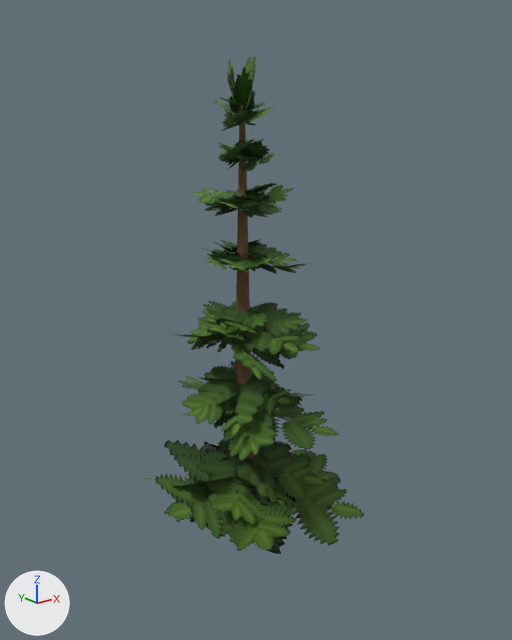
One commit to the glTF model public/worldart/assets/fir4_c.glb: the scene before it, then after it.
One viewpoint serves both versions: a camera (50 mm lens) standing at (-4.94, -6.41, 5.23) and looking at (0.17, -0.03, 2.68). Every picture has the same lights, and +X, +Y and +Z are marked at lower left. The first picture is the older version. Vertices at exactly the same position are counted once.

The first picture shows 'fir4_c'.
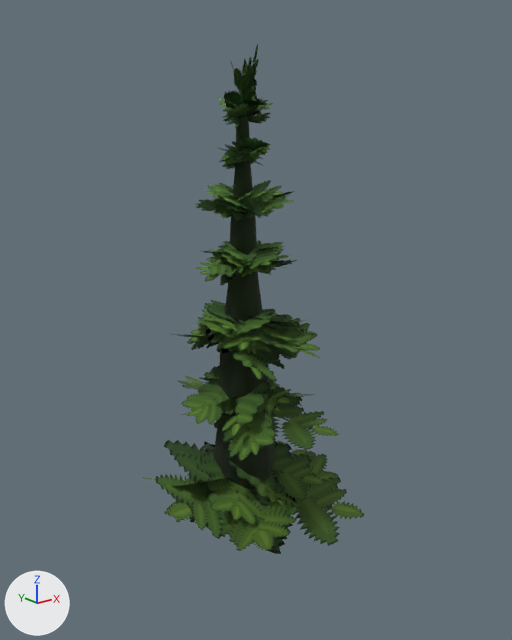
Changed parts and their boxes (x1, y1, x2, y2) in the pictures (512 x 640 px; the box of a moved part takes in the faces that stretch with it):
'fir4_c', reshaped: before (145, 56, 364, 554); after (145, 44, 364, 554)
part 1 of me_fir4_c, added: after (249, 142, 270, 156)
part 2 of me_fir4_c, added: after (225, 155, 247, 164)
part 3 of me_fir4_c, added: after (219, 148, 258, 162)
part 4 of me_fir4_c, added: after (232, 137, 269, 150)
part 5 of me_fir4_c, added: after (247, 155, 260, 163)
part 6 of me_fir4_c, added: after (229, 117, 242, 127)
part 7 of me_fir4_c, moved or reshaped: before (202, 56, 309, 355); after (201, 44, 320, 489)
part 8 of me_fir4_c, surface changed: before (190, 79, 301, 331); after (196, 180, 302, 355)
part 9 of me_fir4_c, recoloured: before (190, 79, 301, 336); after (194, 180, 302, 355)

What changed in the scene script:
```text
Change me_fir4_c:
    used by ob_fir4_c; location = (0.0, 0.0, 0.0)
    remove me_fir4_c.from_pydata(...)  # 864 vertices, 598 faces; spans x -1.62..2.03, y -2.05..2.03, z -0.3..5.87
    add me_fir4_c.from_pydata(...)  # 1194 vertices, 896 faces; spans x -1.62..2.03, y -2.05..2.03, z -0.3..5.91
    me_fir4_c part 1: the loose piece of 6 vertices spanning x -0.09..0.43, y -0.35..0.2, z 4.51..4.81 is copied, and the copy is multiplied about its middle by the matrix ((1.126, -0.141, 0.105), (0.154, 1.12, -0.148), (-0.085, 0.16, 1.126)), then moved by (0.04, 0.0, 0.05); it spans x -0.08..0.5, y -0.38..0.23, z 4.55..4.87
    me_fir4_c part 2: the loose piece of 6 vertices spanning x -0.39..0.16, y -0.37..0.19, z 4.6..4.82 is copied, and the copy is multiplied about its middle by the matrix ((1.056, 0.372, -0.01), (-0.371, 1.056, 0.03), (0.019, -0.025, 1.12)), then moved by (-0.05, 0.04, -0.12); it spans x -0.42..0.09, y -0.34..0.25, z 4.46..4.72
    me_fir4_c part 3: the loose piece of 6 vertices spanning x -0.39..0.16, y -0.37..0.19, z 4.6..4.82 is copied, and the copy is multiplied about its middle by the matrix ((1.113, -0.282, 0.057), (0.281, 1.115, 0.032), (-0.063, -0.017, 1.148)), then moved by (0.01, -0.05, -0.05); it spans x -0.43..0.22, y -0.45..0.17, z 4.53..4.8
    me_fir4_c part 4: the loose piece of 6 vertices spanning x -0.22..0.36, y -0.43..0.08, z 4.52..4.9 is copied, and the copy is multiplied about its middle by the matrix ((0.985, 0.163, -0.152), (-0.147, 0.992, 0.118), (0.169, -0.093, 0.992)), then moved by (-0.04, 0.0, 0.05); it spans x -0.27..0.32, y -0.38..0.03, z 4.57..4.93
    me_fir4_c part 5: the loose piece of 6 vertices spanning x -0.2..0.32, y -0.29..0.09, z 4.55..4.81 is copied, and the copy is multiplied about its middle by the matrix ((0.67, -0.788, -0.312), (0.315, 0.601, -0.841), (0.786, 0.431, 0.602)), then moved by (0.08, 0.05, -0.05); it spans x -0.1..0.38, y -0.33..0.23, z 4.49..4.78
    me_fir4_c part 6: the loose piece of 6 vertices spanning x -0.32..0.21, y -0.2..0.35, z 4.96..5.13 is copied, and the copy is multiplied about its middle by the matrix ((1.008, -0.08, -0.135), (0.062, 1.009, -0.132), (0.144, 0.123, 1.002)), then moved by (-0.01, 0.0, 0.02); it spans x -0.31..0.19, y -0.2..0.36, z 4.92..5.2
    me_fir4_c part 7: 514 vertices moved from x -0.73..1.26, y -1.13..0.85, z 2.25..5.43 to x -0.89..0.94, y -1.29..0.94, z 2.0..4.43; 27 vertices removed from x -0.76..1.14, y -0.93..0.89, z 2.17..5.87; 261 vertices added at x -0.45..1.25, y -0.94..1.02, z 0.24..5.91
    me_fir4_c part 8: 244 kept faces spanning x -0.79..0.9, y -0.94..0.87, z 2.0..4.39 get new texture (UV) coordinates
    me_fir4_c part 9: 304 kept faces spanning x -0.79..0.9, y -0.94..0.87, z 2.0..4.43 get new vertex colours
    other edits to the shape of me_fir4_c do not show in these pictures
```
